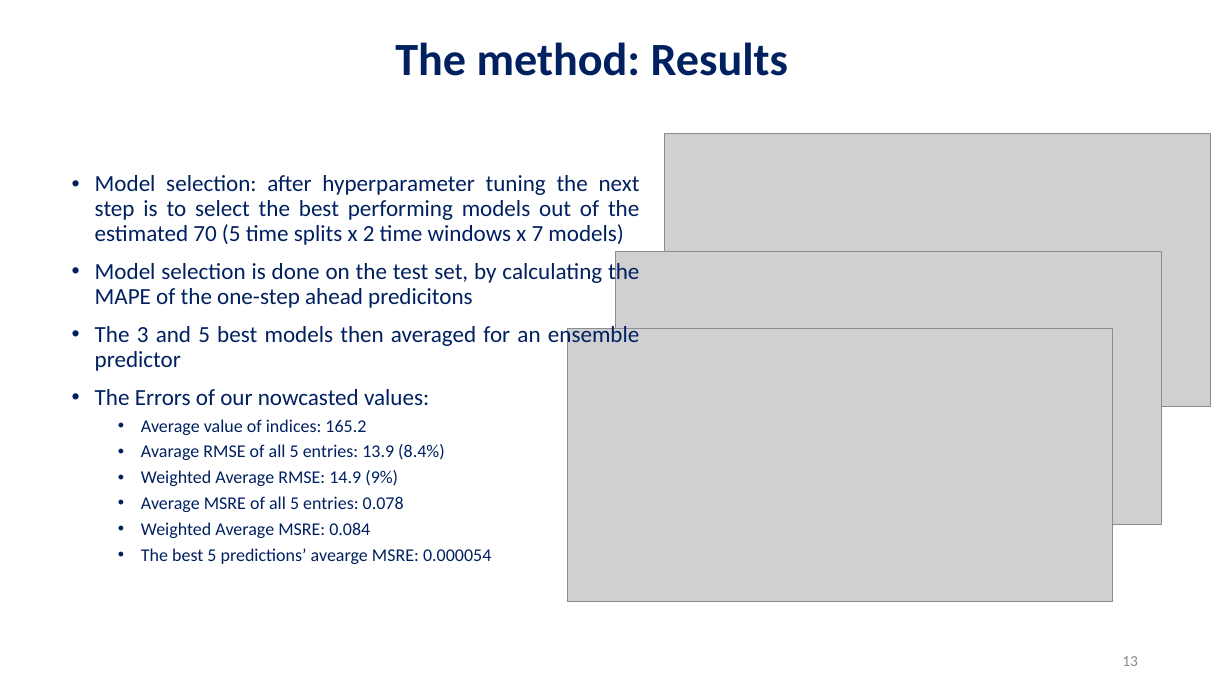
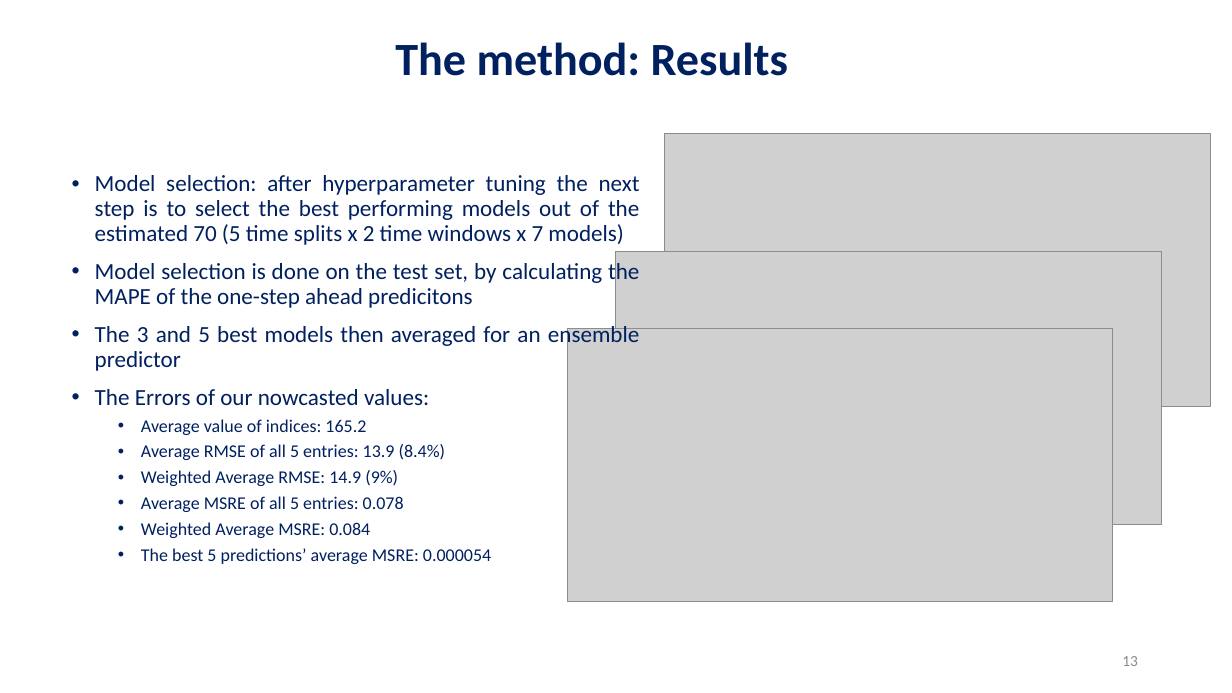
Before and after one commit to gergelyattilakiss/GASP, a slide deck: slide 13 of GASP_Gergely-Attila-Kiss.pptx. Drawn at 1232x693 pixels with LibreOffice and Linux fonts; fonts in the diff are those of the drawing; grey boxes stand for pictures; background and template pictures are left out. Boxes give left, top, right and bottom in pixels: in the first picture for what was removed or moved away, otherwise in the second. Text is boxed around its words. In the diff, an @@ line names an element or a change of style, - is before the commit and + after.

```diff
--- a/GASP_Gergely-Attila-Kiss.pptx
+++ b/GASP_Gergely-Attila-Kiss.pptx
@@ text at [141,444,446,460]: text changed @@
-  • Avarage RMSE of all 5 entries: 13.9 (8.4%)
+  • Average RMSE of all 5 entries: 13.9 (8.4%)
@@ text at [141,548,491,564]: text changed @@
-  • The best 5 predictions’ avearge MSRE: 0.000054
+  • The best 5 predictions’ average MSRE: 0.000054
```
Also in this commit, not shown: 3 other slides changed, 1 slide added, 29 other files.
